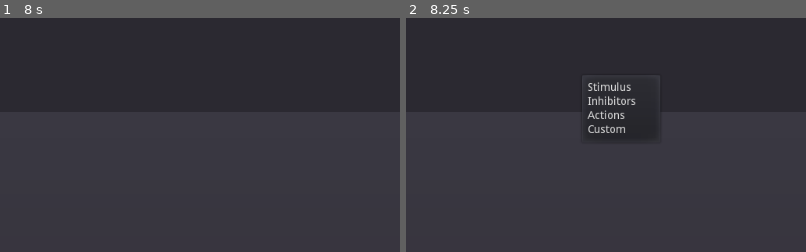
Above: before the commit, frames 1-2 (left to right).
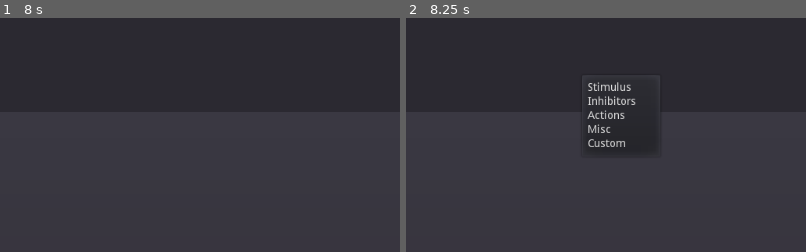
Above: after the commit, the same moments.

Repository: RiseRobotRise/CharacterStudio
Game: Godot game, scene res://AI_Editor.tscn
Two runs of this game, one before a commit and one after it. Both use one fixed random seed, a clock stepped at 60 frames per second and the inputs below.
Inputs (mouse positions are % of the whole screen's width and height, from its top left):
- Up to frame 1 (8 s): click "New file" at 0.5 s; click "New file" at 1.25 s; click "Open file" at 2 s; click "Save as..." at 2.75 s; move the mouse to (72, 45) at 3.52 s; hold Shift (Shift) 3.53-4.25 s; click (72, 45) at 3.67 s; tap Enter at 4.25, 5.75, 7.25 s; drag from (30, 55) to (45, 70) at 4.27 s; tap Space at 5, 6.5 s; move the mouse to (60, 28) at 5.02 s; hold Delete 5.03-5.75 s; click (60, 28) at 5.17 s; drag from (45, 70) to (20, 35) at 5.77 s; move the mouse to (80, 65) at 6.52 s; hold A 6.53-7.25 s; hold Ctrl 6.53-7.25 s; click (80, 65) at 6.67 s; drag from (20, 35) to (35, 25) at 7.27 s
- Up to frame 2 (8.25 s): tap Space at 8 s; move the mouse to (55, 50) at 8.02 s; hold A from 8.03 s (still down); hold Shift (Shift) from 8.03 s (still down); click (55, 50) at 8.17 s
The pictures show only the part of the screen within x 33-83%, y 38-88%; the shares and areas given below are measured in that part.

Frame 1 is identical in both runs. In frame 2, 0.3% of the frame differs, in the area x 45-55%, y 45-56%.

Commit message:
Added quick menu for behaviors

Diff:
--- a/AI_Editor.tscn
+++ b/AI_Editor.tscn
@@ -26,6 +26,9 @@
 [node name="TabContainer" type="TabContainer" parent="."]
 anchor_right = 1.0
 anchor_bottom = 1.0
+__meta__ = {
+"_edit_use_anchors_": false
+}
 
 [node name="File" type="Tabs" parent="TabContainer"]
 anchor_right = 1.0
--- a/Behaviour_tree_editor.gd
+++ b/Behaviour_tree_editor.gd
@@ -51,7 +51,7 @@
 		var subdict = Nodes.Graphs.get(Any)
 		for N in subdict:
 			get_node("MainSplitter/Panel/DropDowns/"+Any).get_popup().add_item(N)
-
+			get_node("MainSplitter/ViewMenuSplit/GraphEdit/Behaviors/"+Any).add_item(N)
 
 func _on_Add_node_pressed() -> void:
 	if (type == "" or node_name == ""):
--- a/Behaviour_tree_editor.tscn
+++ b/Behaviour_tree_editor.tscn
@@ -1,8 +1,40 @@
-[gd_scene load_steps=4 format=2]
+[gd_scene load_steps=5 format=2]
 
 [ext_resource path="res://Behaviour_tree_editor.gd" type="Script" id=1]
 [ext_resource path="res://BehaviorParameters.tscn" type="PackedScene" id=2]
 [ext_resource path="res://Graph_compiler.gd" type="Script" id=3]
+
+[sub_resource type="GDScript" id=1]
+script/source = "extends PopupMenu
+
+var menus : Array = []
+
+
+func _ready():
+	pass
+
+func _on_stimulus_id_pressed(id):
+	pass # Replace with function body.
+
+func _on_inhibitors_id_pressed(id):
+	pass # Replace with function body.
+
+func _on_actions_id_pressed(id):
+	pass # Replace with function body.
+
+func _on_misc_id_pressed(id):
+	pass # Replace with function body.
+
+func _on_custom_id_pressed(id):
+	pass # Replace with function body.
+
+func _on_Behaviors_id_pressed(id):
+	print(id)
+	if get_child(id+1) is PopupMenu:
+		print(id)
+		get_child(id+1).rect_position =  get_tree().get_root().get_mouse_position()
+		get_child(id+1).popup()
+"
 
 [node name="Node-Editor" type="Tabs"]
 anchor_right = 1.0
@@ -12,6 +44,9 @@
 margin_right = -4.0
 margin_bottom = -4.0
 script = ExtResource( 1 )
+__meta__ = {
+"_edit_use_anchors_": false
+}
 
 [node name="MainSplitter" type="VSplitContainer" parent="."]
 anchor_right = 1.0
@@ -200,35 +235,47 @@
 margin_top = 153.245
 margin_right = 515.528
 margin_bottom = 241.245
-items = [ "Stimulus", null, 0, false, false, 0, 0, null, "", false, "Inhibitors", null, 0, false, false, 1, 0, null, "", false, "Actions", null, 0, false, false, 2, 0, null, "", false, "Custom", null, 0, false, false, 3, 0, null, "", false ]
-
-[node name="Stimulus" type="PopupMenu" parent="MainSplitter/ViewMenuSplit/GraphEdit/Behaviors"]
-margin_left = 78.524
-margin_top = 1.38777
-margin_right = 160.524
-margin_bottom = 89.3878
-items = [ "Elemento 0", null, 0, false, false, -1, 0, null, "", false ]
-
-[node name="Inhibitors" type="PopupMenu" parent="MainSplitter/ViewMenuSplit/GraphEdit/Behaviors"]
+items = [ "Stimulus", null, 0, false, false, 0, 0, null, "", false, "Inhibitors", null, 0, false, false, 1, 0, null, "", false, "Actions", null, 0, false, false, 2, 0, null, "", false, "Misc", null, 0, false, false, 3, 0, null, "", false, "Custom", null, 0, false, false, 4, 0, null, "", false ]
+script = SubResource( 1 )
+__meta__ = {
+"_edit_use_anchors_": false
+}
+
+[node name="stimulus" type="PopupMenu" parent="MainSplitter/ViewMenuSplit/GraphEdit/Behaviors"]
+margin_left = 79.0
+margin_top = 1.0
+margin_right = 161.0
+margin_bottom = 89.0
+
+[node name="inhibitors" type="PopupMenu" parent="MainSplitter/ViewMenuSplit/GraphEdit/Behaviors"]
 margin_left = 78.524
 margin_top = 21.3878
 margin_right = 160.524
 margin_bottom = 109.388
-items = [ "Stimulus", null, 0, false, false, 0, 0, null, "", false, "Inhibitors", null, 0, false, false, 1, 0, null, "", false, "Actions", null, 0, false, false, 2, 0, null, "", false, "Custom", null, 0, false, false, 3, 0, null, "", false ]
-
-[node name="Actions" type="PopupMenu" parent="MainSplitter/ViewMenuSplit/GraphEdit/Behaviors"]
+
+[node name="actions" type="PopupMenu" parent="MainSplitter/ViewMenuSplit/GraphEdit/Behaviors"]
 margin_left = 78.524
 margin_top = 41.3878
 margin_right = 160.524
 margin_bottom = 129.388
-items = [ "Stimulus", null, 0, false, false, 0, 0, null, "", false, "Inhibitors", null, 0, false, false, 1, 0, null, "", false, "Actions", null, 0, false, false, 2, 0, null, "", false, "Custom", null, 0, false, false, 3, 0, null, "", false ]
-
-[node name="Custom" type="PopupMenu" parent="MainSplitter/ViewMenuSplit/GraphEdit/Behaviors"]
+
+[node name="misc" type="PopupMenu" parent="MainSplitter/ViewMenuSplit/GraphEdit/Behaviors"]
 margin_left = 78.524
 margin_top = 61.3878
 margin_right = 160.524
 margin_bottom = 149.388
-items = [ "Stimulus", null, 0, false, false, 0, 0, null, "", false, "Inhibitors", null, 0, false, false, 1, 0, null, "", false, "Actions", null, 0, false, false, 2, 0, null, "", false, "Custom", null, 0, false, false, 3, 0, null, "", false ]
+__meta__ = {
+"_edit_use_anchors_": false
+}
+
+[node name="custom" type="PopupMenu" parent="MainSplitter/ViewMenuSplit/GraphEdit/Behaviors"]
+margin_left = 78.524
+margin_top = 79.755
+margin_right = 160.524
+margin_bottom = 167.755
+__meta__ = {
+"_edit_use_anchors_": false
+}
 
 [node name="States" type="PopupMenu" parent="MainSplitter/ViewMenuSplit/GraphEdit"]
 margin_left = 433.528
@@ -242,3 +289,9 @@
 [connection signal="pressed" from="MainSplitter/ViewMenuSplit/Container/Compile" to="MainSplitter/ViewMenuSplit/GraphEdit" method="_on_Button3_pressed"]
 [connection signal="connection_request" from="MainSplitter/ViewMenuSplit/GraphEdit" to="." method="_on_GraphEdit_connection_request"]
 [connection signal="disconnection_request" from="MainSplitter/ViewMenuSplit/GraphEdit" to="." method="_on_GraphEdit_disconnection_request"]
+[connection signal="id_pressed" from="MainSplitter/ViewMenuSplit/GraphEdit/Behaviors" to="MainSplitter/ViewMenuSplit/GraphEdit/Behaviors" method="_on_Behaviors_id_pressed"]
+[connection signal="id_pressed" from="MainSplitter/ViewMenuSplit/GraphEdit/Behaviors/stimulus" to="MainSplitter/ViewMenuSplit/GraphEdit/Behaviors" method="_on_stimulus_id_pressed"]
+[connection signal="id_pressed" from="MainSplitter/ViewMenuSplit/GraphEdit/Behaviors/inhibitors" to="MainSplitter/ViewMenuSplit/GraphEdit/Behaviors" method="_on_inhibitors_id_pressed"]
+[connection signal="id_pressed" from="MainSplitter/ViewMenuSplit/GraphEdit/Behaviors/actions" to="MainSplitter/ViewMenuSplit/GraphEdit/Behaviors" method="_on_actions_id_pressed"]
+[connection signal="id_pressed" from="MainSplitter/ViewMenuSplit/GraphEdit/Behaviors/misc" to="MainSplitter/ViewMenuSplit/GraphEdit/Behaviors" method="_on_misc_id_pressed"]
+[connection signal="id_pressed" from="MainSplitter/ViewMenuSplit/GraphEdit/Behaviors/custom" to="MainSplitter/ViewMenuSplit/GraphEdit/Behaviors" method="_on_custom_id_pressed"]
